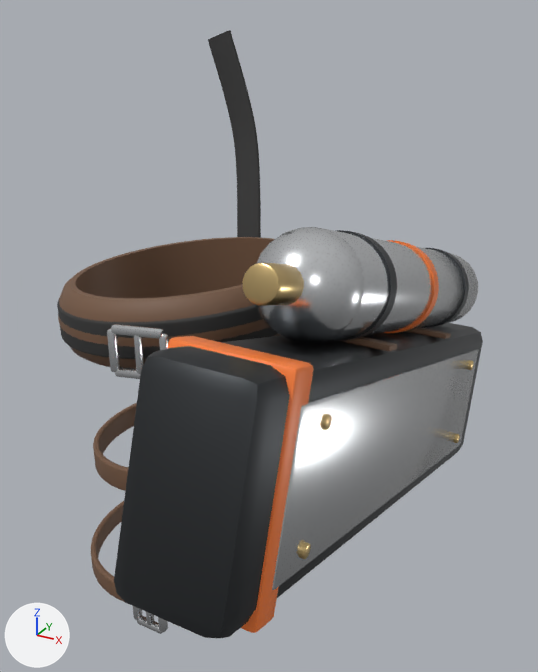
A saved change to the FBX model Art/Harness/SM_Harness_ThighA.fbx.
Rendered twice from a camera (50 mm lens) standing at (0.309, -0.437, 0.06) and looking at (0.052, 0.031, -0.174). The lights are fixed; the arrows at lower left show +X, +Y and +Z. The older version comes first. Where no turn or scale is listed for an object, it has been applied to the vertices. Vertices at exactly the same position are counted once.

Names of what the first picture shows: 'SM_Harness_ThighA'.
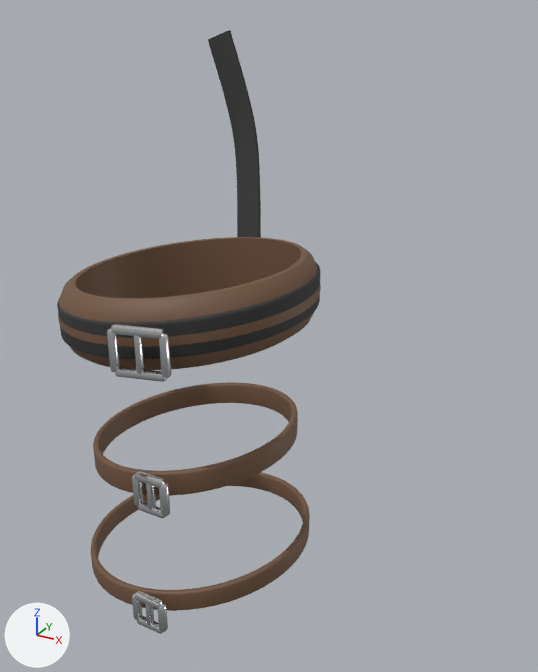
Pixel boxes (x1, y1, x2, y2) of what changed, in the pictures (538 x 672 px):
'SM_Harness_ThighA', reshaped (38% narrower): before (57, 30, 483, 638); after (57, 30, 321, 634)
part 1 of me_sm_harness_thigha_001, deleted: before (114, 227, 483, 638)

Diff of the bpy script that builds the scene:
```diff
--- a/Art/Harness/SM_Harness_ThighA.fbx.py
+++ b/Art/Harness/SM_Harness_ThighA.fbx.py
@@ me_sm_harness_thigha_001 @@
 # used by ob_sm_harness_thigha; location = (0.0, 0.0, 0.0)
-me_sm_harness_thigha_001.from_pydata(...)  # 6874 vertices, 6654 faces; spans x -0.1..0.176, y -0.225..0.276, z -0.385..0.044
+me_sm_harness_thigha_001.from_pydata(...)  # 4590 vertices, 4546 faces; spans x -0.1..0.1, y -0.108..0.133, z -0.385..0.044
+# me_sm_harness_thigha_001 part 1: 22 loose pieces with 2284 vertices, spanning x 0.06..0.176, y -0.225..0.276, z -0.352..-0.052, are deleted
 me_sm_harness_thigha_001.materials.append(mat_m_leather)
@@ me_sm_harness_thigha_001 @@
 me_sm_harness_thigha_001.materials.append(mat_m_steel)
-me_sm_harness_thigha_001.materials.append(mat_m_darkmetal)  # dark grey #45484b
-me_sm_harness_thigha_001.materials.append(mat_m_accent)  # orange #ff8138
-me_sm_harness_thigha_001.materials.append(mat_m_brass)  # beige #e1c489
```
